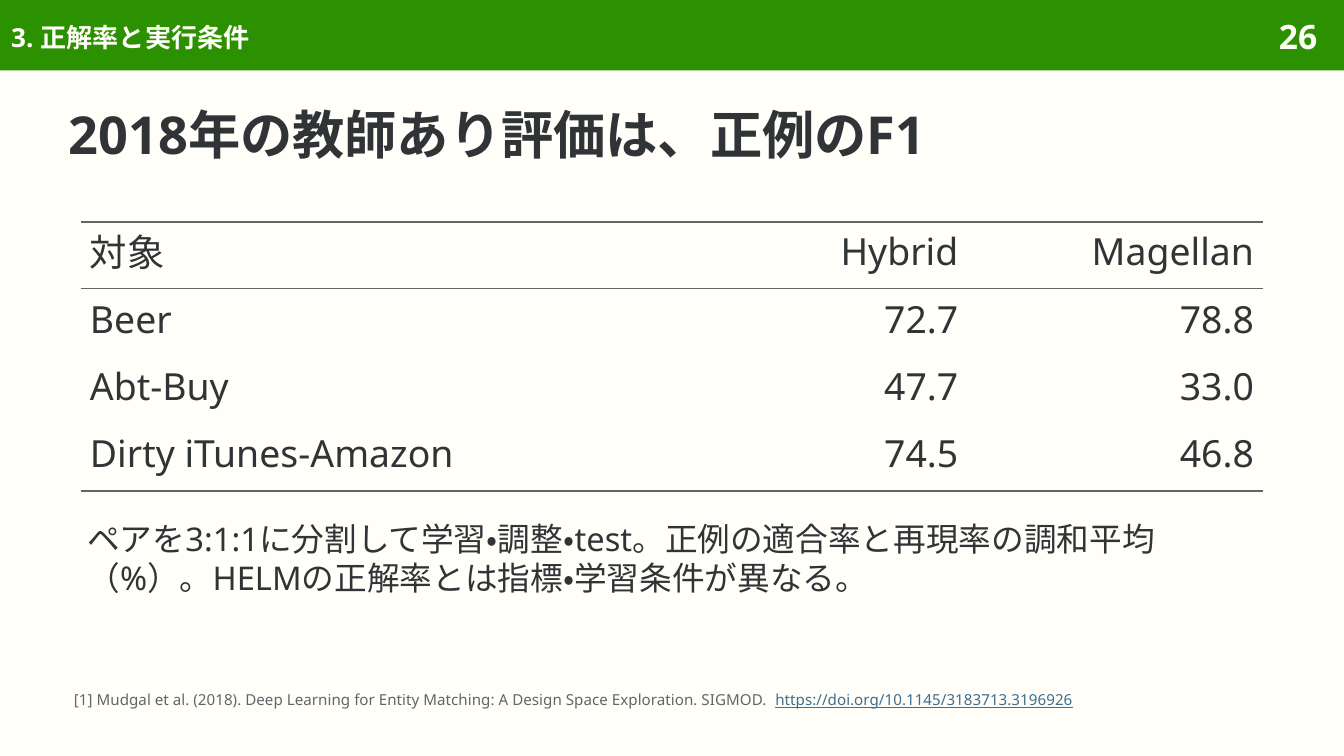
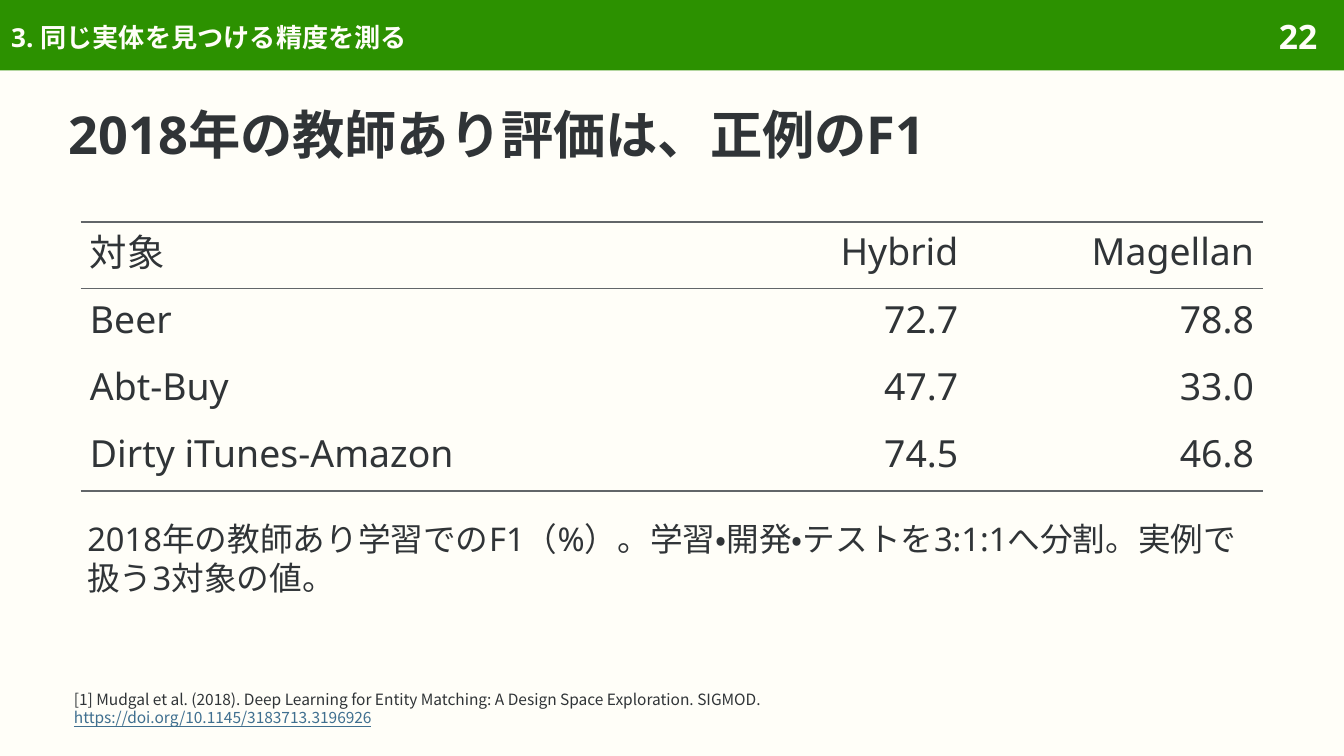
Before and after one commit to sasakiy84/datasets-in-10-minutes, a slide deck: slide 22 of slides/datasets-in-10-minutes-entity-matching.pptx (slide 26 before the commit). Drawn at 1344x756 pixels with LibreOffice and Linux fonts; fonts in the diff are those of the drawing. Boxes give left, top, right and bottom in pixels: in the first picture for what was removed or moved away, otherwise in the second. Text is boxed around its words. In the diff, an @@ line names an element or a change of style, - is before the commit and + after.

Commit message:
Rebuild entity matching around DeepMatcher datasets and record linkage

```diff
--- a/slides/datasets-in-10-minutes-entity-matching.pptx
+++ b/slides/datasets-in-10-minutes-entity-matching.pptx
@@ title at (11,24,406,50): text changed @@
-3. 正解率と実行条件
+3. 同じ実体を見つける精度を測る
@@ page number at (1279,24,1317,49): text changed @@
-26
+22
@@ text at (87,523,1236,593): text changed @@
-ペアを3:1:1に分割して学習・調整・test。正例の適合率と再現率の調和平均（%）。HELMの正解率とは指標・学習条件が異なる。
+2018年の教師あり学習でのF1（%）。学習・開発・テストを3:1:1へ分割。実例で扱う3対象の値。
@@ text at (74,692,760,727): text changed; size 8.1 to 8.3 pt; font Noto Sans to Noto Sans CJK JP; text colour #626669 to #303437 @@
-[1] Mudgal et al. (2018). Deep Learning for Entity Matching: A Design Space Exploration. SIGMOD. https://doi.org/10.1145/3183713.3196926
+[1] Mudgal et al. (2018). Deep Learning for Entity Matching: A Design Space Exploration. SIGMOD.
+https://doi.org/10.1145/3183713.3196926
```
Also in this commit, not shown: 44 other slides changed, 5 slides added, 13 slides removed, 44 other files.
